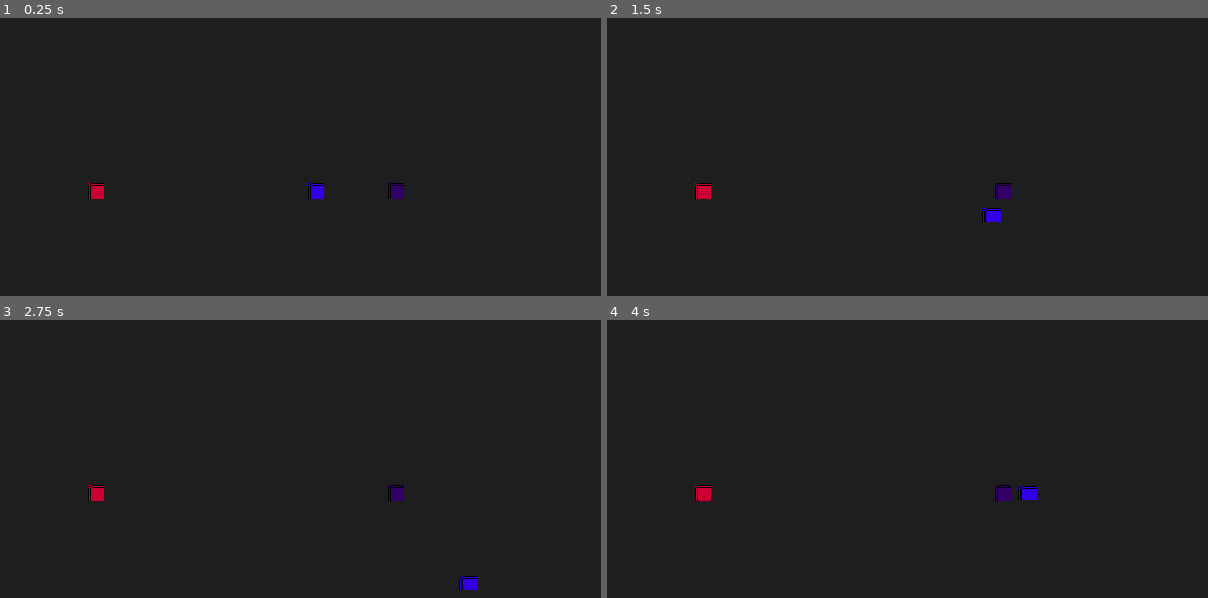
Above: before the commit, frames 1-4 (two rows, left to right).
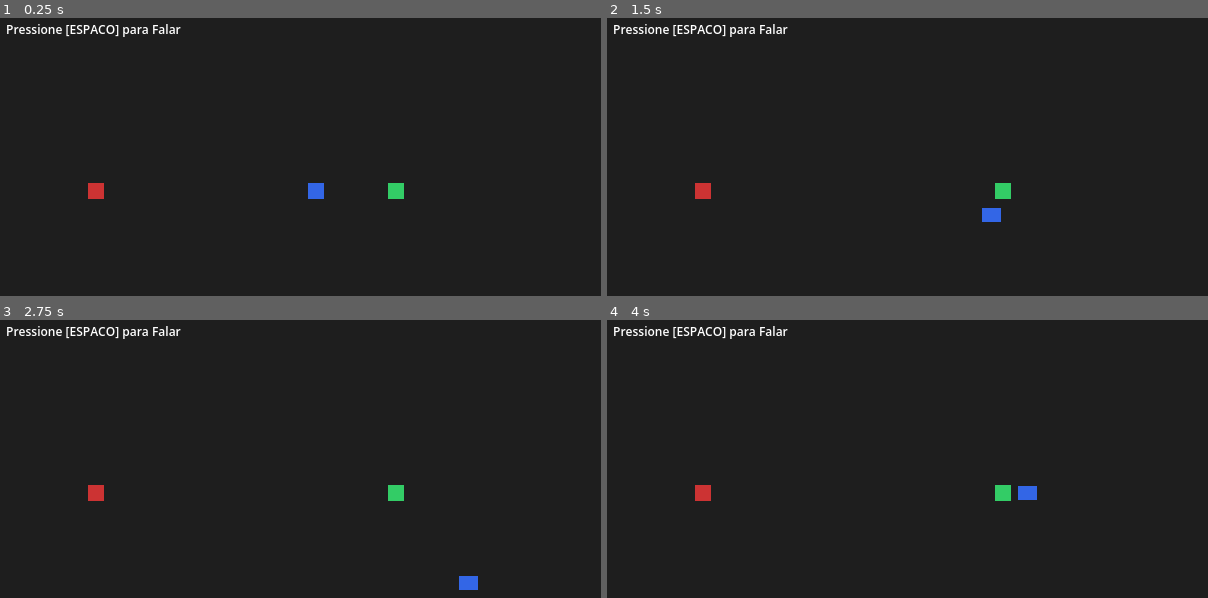
Above: after the commit, the same moments.

Repository: GustavoKimura/synapse-protocol
Game: Godot game, scene res://Scenes/world.tscn
Two runs of this game, one before a commit and one after it. Both use one fixed random seed, a clock stepped at 60 frames per second and the inputs below.
Inputs:
- Up to frame 1 (0.25 s): no input
- Up to frame 2 (1.5 s): tap Space (ui_select) at 0.5, 1.35 s; hold Right (ui_right) 0.53-1.28 s; hold Space (ui_select) 0.53-1.28 s; hold Down (ui_down) from 1.28 s (still down)
- Up to frame 3 (2.75 s): tap Space (ui_select) at 1.52, 1.82, 2 s; release Down (ui_down) at 2.03 s; hold Right (ui_right) from 2.03 s (still down); hold Space (ui_select) from 2.03 s (still down)
- Up to frame 4 (4 s): release Right (ui_right) at 2.78 s; release Space (ui_select) at 2.78 s; hold Up (ui_up) 2.78-3.53 s; tap Space (ui_select) at 2.85, 3.02, 3.32, 3.5 s; hold Left (ui_left) from 3.53 s (still down); hold Space (ui_select) from 3.53 s (still down)

The runs differ from the first frame. In frame 1, 1.0% of the frame differs, in the area x 1-68%, y 2-66%; in frame 2, 1.0%, in the area x 1-68%, y 2-74%; in frame 3, 1.0%; in frame 4, 1.0%.

Commit message:
feat: replace placeholder sprites with pure procedural textures, remove UI bubbles for immersion, and implement push-to-talk voice skeleton

Diff:
--- a/client/Scenes/npc_base.tscn
+++ b/client/Scenes/npc_base.tscn
@@ -1,9 +1,15 @@
-[gd_scene load_steps=7 format=3]
+[gd_scene load_steps=6 format=3]
 
 [ext_resource type="Script" path="res://Scripts/npc_base.gd" id="1_script"]
 
-[sub_resource type="PlaceholderTexture2D" id="PlaceholderTexture2D_sprite"]
-size = Vector2(16, 16)
+[sub_resource type="Gradient" id="Gradient_base"]
+offsets = PackedFloat32Array(0, 1)
+colors = PackedColorArray(1, 1, 1, 1, 1, 1, 1, 1)
+
+[sub_resource type="GradientTexture2D" id="GradientTexture2D_sprite"]
+gradient = SubResource("Gradient_base")
+width = 16
+height = 16
 
 [sub_resource type="CircleShape2D" id="CircleShape2D_collider"]
 radius = 6.0
@@ -11,23 +17,12 @@
 [sub_resource type="CircleShape2D" id="CircleShape2D_vision"]
 radius = 150.0
 
-[sub_resource type="StyleBoxFlat" id="StyleBoxFlat_bubble"]
-content_margin_left = 4.0
-content_margin_top = 4.0
-content_margin_right = 4.0
-content_margin_bottom = 4.0
-bg_color = Color(0.1, 0.1, 0.1, 0.85)
-corner_radius_top_left = 4
-corner_radius_top_right = 4
-corner_radius_bottom_right = 4
-corner_radius_bottom_left = 4
-
 [node name="NPCBase" type="CharacterBody2D"]
 motion_mode = 1
 script = ExtResource("1_script")
 
 [node name="Sprite2D" type="Sprite2D" parent="."]
-texture = SubResource("PlaceholderTexture2D_sprite")
+texture = SubResource("GradientTexture2D_sprite")
 
 [node name="CollisionShape2D" type="CollisionShape2D" parent="."]
 shape = SubResource("CircleShape2D_collider")
@@ -38,23 +33,3 @@
 shape = SubResource("CircleShape2D_vision")
 
 [node name="CognitiveAPI" type="HTTPRequest" parent="."]
-
-[node name="ThoughtBubble" type="Label" parent="."]
-anchors_preset = 7
-anchor_left = 0.5
-anchor_top = 1.0
-anchor_right = 0.5
-anchor_bottom = 1.0
-offset_left = -75.0
-offset_top = -120.0
-offset_right = 75.0
-offset_bottom = -12.0
-grow_horizontal = 2
-grow_vertical = 0
-theme_override_colors/font_color = Color(1, 1, 1, 1)
-theme_override_font_sizes/font_size = 8
-theme_override_styles/normal = SubResource("StyleBoxFlat_bubble")
-text = "..."
-autowrap_mode = 2
-horizontal_alignment = 1
-vertical_alignment = 2
--- a/client/Scenes/player.tscn
+++ b/client/Scenes/player.tscn
@@ -1,9 +1,15 @@
-[gd_scene load_steps=4 format=3]
+[gd_scene load_steps=5 format=3]
 
 [ext_resource type="Script" path="res://Scripts/player.gd" id="1_script"]
 
-[sub_resource type="PlaceholderTexture2D" id="PlaceholderTexture2D_sprite"]
-size = Vector2(16, 16)
+[sub_resource type="Gradient" id="Gradient_base"]
+offsets = PackedFloat32Array(0, 1)
+colors = PackedColorArray(1, 1, 1, 1, 1, 1, 1, 1)
+
+[sub_resource type="GradientTexture2D" id="GradientTexture2D_sprite"]
+gradient = SubResource("Gradient_base")
+width = 16
+height = 16
 
 [sub_resource type="CircleShape2D" id="CircleShape2D_collider"]
 radius = 6.0
@@ -14,7 +20,7 @@
 
 [node name="Sprite2D" type="Sprite2D" parent="."]
 modulate = Color(0.2, 0.4, 0.9, 1)
-texture = SubResource("PlaceholderTexture2D_sprite")
+texture = SubResource("GradientTexture2D_sprite")
 
 [node name="CollisionShape2D" type="CollisionShape2D" parent="."]
 shape = SubResource("CircleShape2D_collider")
@@ -25,3 +31,13 @@
 limit_right = 640
 limit_bottom = 360
 position_smoothing_enabled = true
+
+[node name="UI" type="CanvasLayer" parent="."]
+
+[node name="VoicePrompt" type="Label" parent="UI"]
+offset_left = 10.0
+offset_top = 10.0
+offset_right = 200.0
+offset_bottom = 30.0
+theme_override_font_sizes/font_size = 12
+text = "Pressione [ESPACO] para Falar"
--- a/client/Scripts/npc_base.gd
+++ b/client/Scripts/npc_base.gd
@@ -5,11 +5,10 @@
 @export var speed: float = 64.0
 @export var npc_name: String = "Subject_01"
 @export var body_color: Color = Color(0.2, 0.8, 0.4, 1.0)
-@export var system_prompt: String = "You are a simulated human. Return a JSON with 'thought' and 'action' (IDLE, WANDER, or APPROACH_name). Example: {\"thought\": \"I see Player.\", \"action\": \"APPROACH_Player\"}"
+@export var system_prompt: String = "You are a simulated human. Return a FLAT JSON with 'thought' and 'action' (IDLE, WANDER, or APPROACH_Player). DO NOT nest objects."
 @export var cognition_url: String = "http://127.0.0.1:8000/process_cognition"
 
 @onready var cognitive_api: HTTPRequest = $CognitiveAPI
-@onready var thought_label: Label = $ThoughtBubble
 @onready var sprite: Sprite2D = $Sprite2D
 @onready var vision_area: Area2D = $VisionArea
 
@@ -24,7 +23,6 @@
 	add_to_group("Entity")
 	randomize()
 	sprite.modulate = body_color
-	thought_label.visible = false
 	cognitive_api.request_completed.connect(_on_cognitive_api_request_completed)
 	stimulate_cognition("Simulation started. What will you do?")
 
@@ -42,7 +40,7 @@
 				target_direction = (target_entity.global_position - global_position).normalized()
 				velocity = target_direction * speed
 				animate_walk()
-				if global_position.distance_to(target_entity.global_position) < 25.0:
+				if global_position.distance_to(target_entity.global_position) < 30.0:
 					velocity = Vector2.ZERO
 					sprite.scale = Vector2(1, 1)
 			else:
@@ -103,10 +101,17 @@
 				var llm_json := JSON.new()
 				if llm_json.parse(raw_llm_json) == OK:
 					var decision = llm_json.data
-					if decision.has("thought"):
-						thought_label.text = str(decision["thought"])
 					if decision.has("action"):
-						apply_action(str(decision["action"]).to_upper())
+						var act_str = str(decision["action"]).to_upper()
+						if "APPROACH" in act_str:
+							if "PLAYER" in act_str: apply_action("APPROACH_Player")
+							elif "SUBJECT_01" in act_str: apply_action("APPROACH_Subject_01")
+							elif "SUBJECT_02" in act_str: apply_action("APPROACH_Subject_02")
+							else: apply_action("WANDER")
+						elif "WANDER" in act_str:
+							apply_action("WANDER")
+						else:
+							apply_action("IDLE")
 
 	is_thinking = false
 	state_timer = randf_range(3.0, 6.0)
--- a/client/Scripts/player.gd
+++ b/client/Scripts/player.gd
@@ -19,3 +19,13 @@
 		sprite.scale = Vector2(squash, stretch)
 	else:
 		sprite.scale = Vector2(1, 1)
+
+func _input(event: InputEvent) -> void:
+	if event.is_action_pressed("ui_select"):
+		print("[SISTEMA DE VOZ] Microfone ABERTO. Gravando...")
+		$UI/VoicePrompt.modulate = Color(1, 0.2, 0.2)
+		$UI/VoicePrompt.text = "Gravando Voz... (Fale agora)"
+	elif event.is_action_released("ui_select"):
+		print("[SISTEMA DE VOZ] Microfone FECHADO. Preparando envio para Whisper...")
+		$UI/VoicePrompt.modulate = Color(1, 1, 1)
+		$UI/VoicePrompt.text = "Pressione [ESPACO] para Falar"
